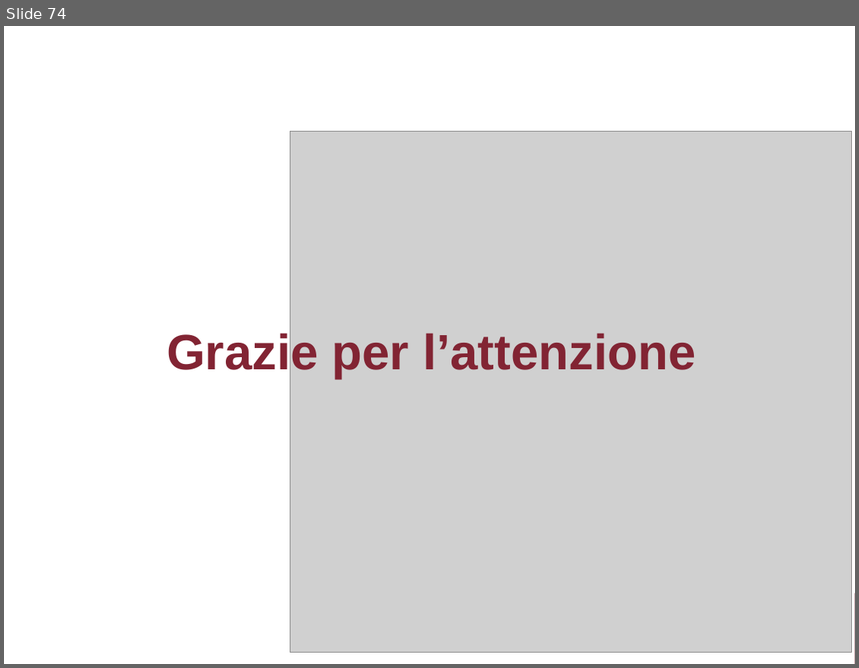
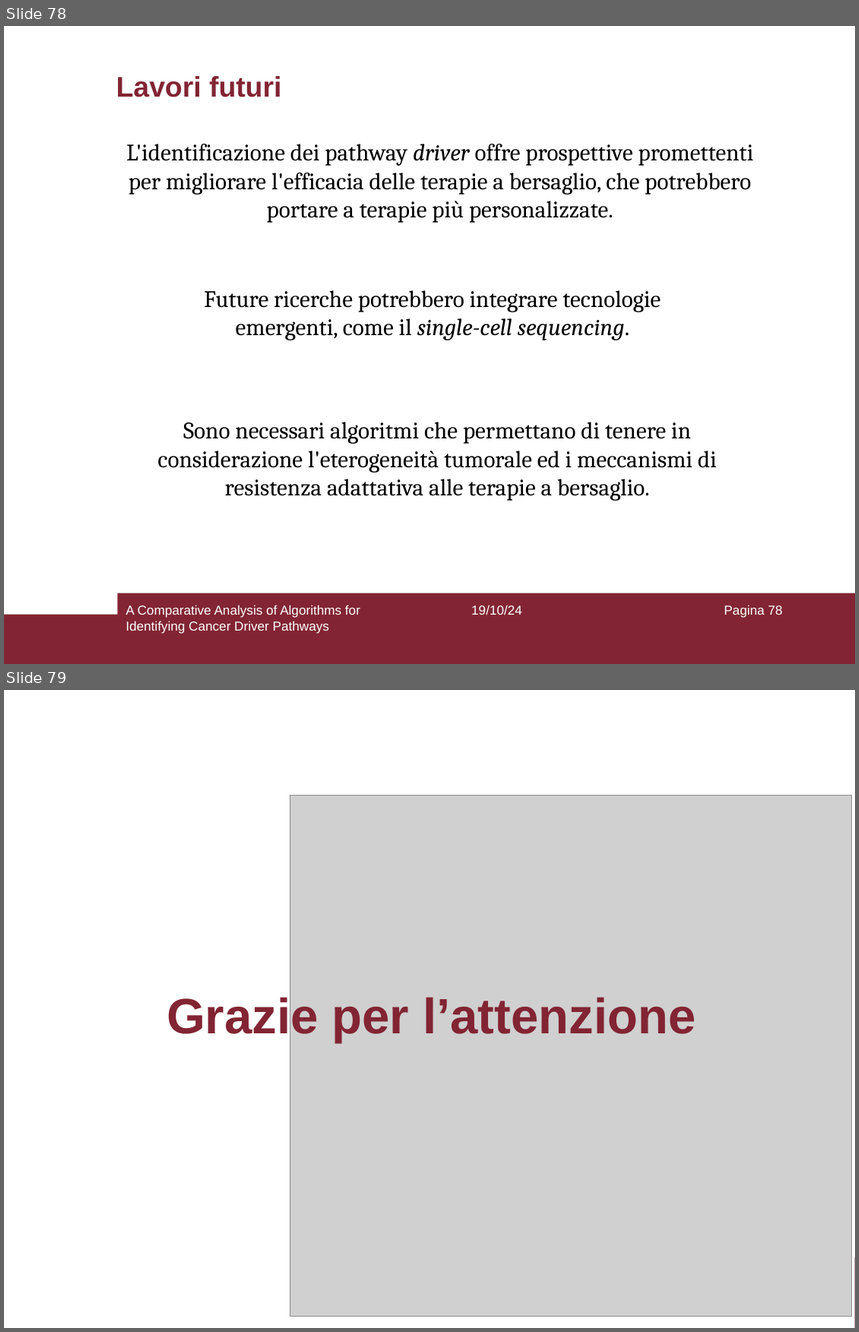
Before and after one commit to aflaag/bsc-thesis, a slide deck: presentation/slides.odp. Shown one above the other, each under a label of ours: slide 74 before the commit, slides 78 and 79 after it. The pictures are 859x668 and 859x1332 pixels, drawn with LibreOffice and Linux fonts; fonts in the diff are those of the drawing; grey boxes stand for pictures. Boxes give left, top, right and bottom in pixels: in the first picture for what was removed or moved away, otherwise in the second. Text is boxed around its words. In the diff, an @@ line names an element or a change of style, - is before the commit and + after.

```diff
--- a/presentation/slides.odp
+++ b/presentation/slides.odp
@@ slide 78 added at [4, 26, 855, 664], background #FFFFFF; not listed: 2 template elements that a slide beside it also shows @@
@@ title added at [116, 76, 281, 97], 24 pt, text #822433, bold @@
+Lavori futuri
@@ text added at [126, 144, 754, 223], 20 pt, text #000000 @@
+L'identificazione dei pathway driver offre prospettive promettenti per migliorare l'efficacia delle terapie a bersaglio, che potrebbero portare a terapie più personalizzate.
@@ text added at [204, 290, 661, 341], 20 pt, text #000000 @@
+Future ricerche potrebbero integrare tecnologie emergenti, come il single-cell sequencing.
@@ text added at [158, 422, 717, 501], 20 pt, text #000000 @@
+Sono necessari algoritmi che permettano di tenere in considerazione l'eterogeneità tumorale ed i meccanismi di resistenza adattativa alle terapie a bersaglio.
@@ text added at [126, 605, 360, 634], 11 pt, text #FFFFFF @@
+A Comparative Analysis of Algorithms for Identifying Cancer Driver Pathways
@@ text added at [471, 605, 522, 615], 11 pt, text #FFFFFF @@
+19/10/24
@@ page number added at [724, 605, 783, 618], 11 pt, text #FFFFFF @@
+Pagina 78
@@ what was slide 74 is now slide 79 @@
```
Also in this commit, not shown: 13 slides changed, 4 other slides added, 2 other files.
